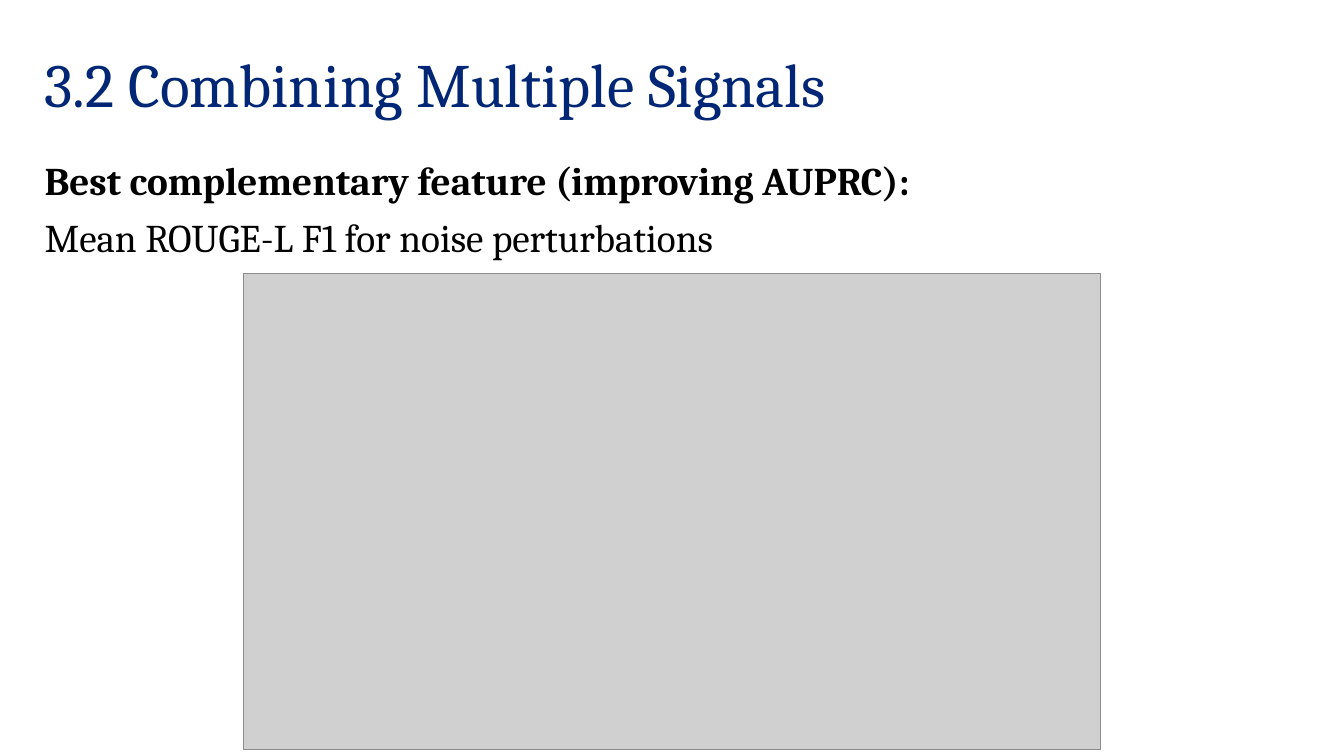
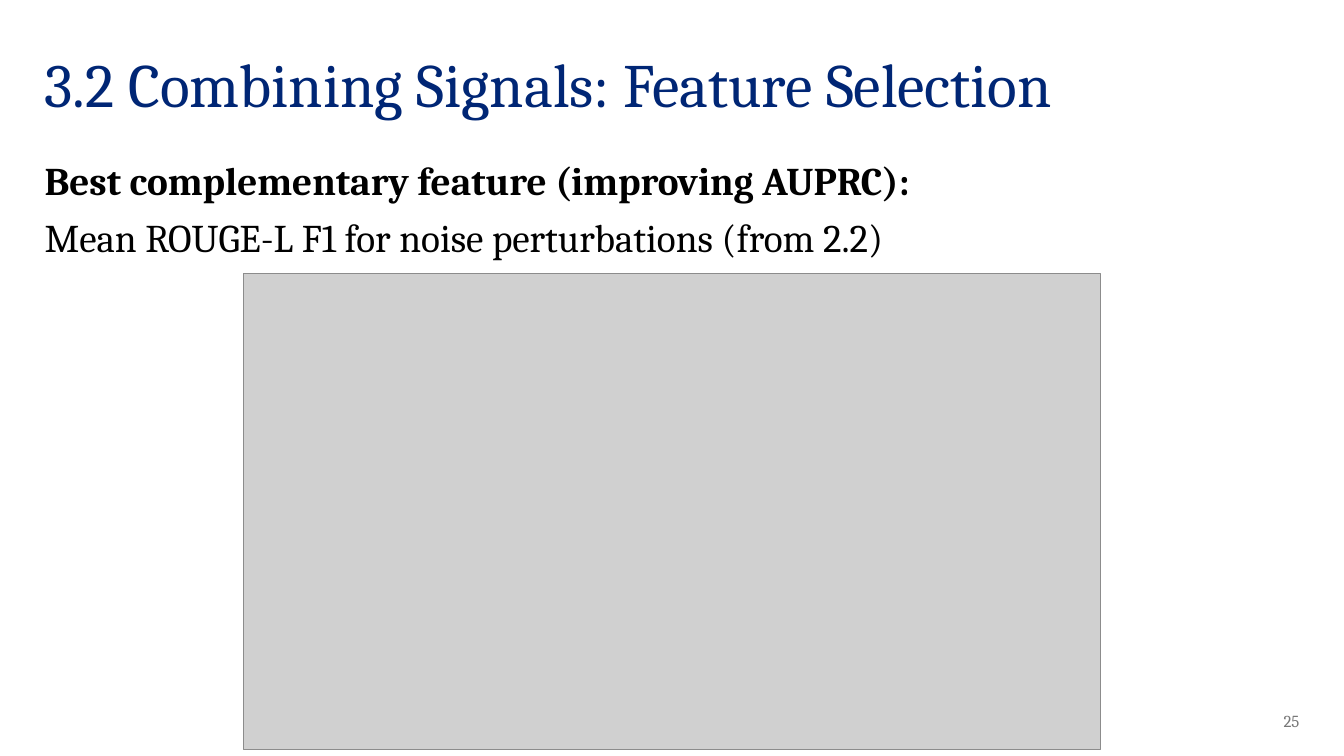
Before and after one commit to sarapohland/radiology_confidence, a slide deck: slide 25 of docs/results.pptx (slide 17 before the commit). Drawn at 1344x756 pixels with LibreOffice and Linux fonts; fonts in the diff are those of the drawing; grey boxes stand for pictures; background and template pictures are left out. Boxes give left, top, right and bottom in pixels: in the first picture for what was removed or moved away, otherwise in the second. Text is boxed around its words. In the diff, an @@ line names an element or a change of style, - is before the commit and + after.

```diff
--- a/docs/results.pptx
+++ b/docs/results.pptx
@@ title at (45, 64, 1052, 120): text changed @@
-3.2 Combining Multiple Signals
+3.2 Combining Signals: Feature Selection
@@ text at (45, 224, 883, 261): text changed @@
-Mean ROUGE-L F1 for noise perturbations
+Mean ROUGE-L F1 for noise perturbations (from 2.2)
@@ page number added at (1284, 716, 1300, 727), 12 pt, text #797979 @@
+25
```
Also in this commit, not shown: 24 other slides changed, 13 slides added, 1 slide removed, 58 other files.
